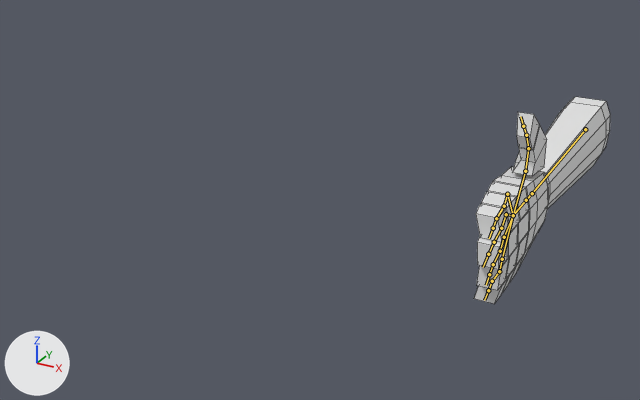
One commit to the FBX model Zombie Cakes/Assets/Models/LeftPlayerArm.fbx: the scene before it, then after it.
Camera for both pictures: a camera (50 mm lens) standing at (5.03, -12.71, 5.21) and looking at (-0.63, -2.41, 0.06). The axes (+X, +Y, +Z) are drawn at lower left. The lights are the same throughout. The bones that bend it are drawn over the model as lines. Mesh edges are drawn as thin lines.

Objects in the first picture: 'Left arm'.
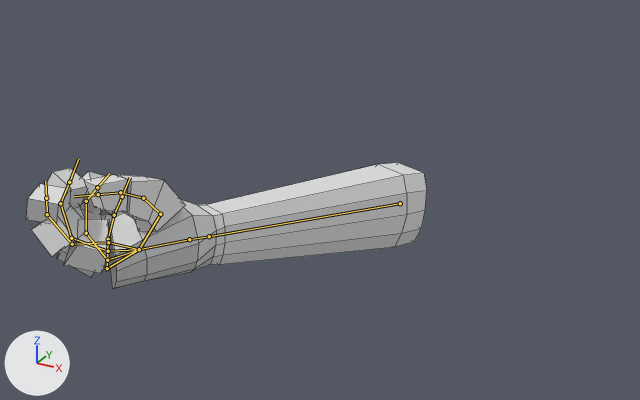
The newer file adds an action. The first version stands in its rest pose; the second is drawn at frame 9 of the action 'Left Arm|Left Arm Shoot Big Gun'.

What differs and where, as boxes [x1, y1, x2, y2] in the pictures (640 x 400 px):
'Left arm', posed (193% wider, 39% shorter): before [474, 97, 610, 304]; after [26, 163, 427, 288]
bone 'Left Upper Arm', root to tip: before (585, 129) to (532, 193); after (400, 203) to (209, 236)
bone 'Wep Holder.001', root to tip: before (526, 200) to (513, 215); after (189, 239) to (139, 249)
bone 'WepHolder.005', root to tip: before (502, 259) to (499, 271); after (107, 268) to (108, 239)
bone 'WepHolder.013', root to tip: before (492, 281) to (488, 290); after (114, 215) to (122, 196)
bone 'WepHolder.017', root to tip: before (504, 237) to (500, 251); after (107, 260) to (86, 233)
bone 'WepHolder.021', root to tip: before (500, 251) to (493, 264); after (86, 233) to (86, 201)
bone 'WepHolder.022', root to tip: before (493, 264) to (489, 274); after (86, 201) to (97, 187)
bone 'WepHolder.023', root to tip: before (506, 214) to (501, 228); after (108, 251) to (71, 238)
bone 'WepHolder.024', root to tip: before (501, 228) to (494, 242); after (71, 238) to (60, 203)
bone 'WepHolder.025', root to tip: before (494, 242) to (488, 254); after (60, 203) to (69, 182)
bone 'WepHolder.026', root to tip: before (507, 194) to (504, 206); after (108, 242) to (72, 244)
bone 'WepHolder.027', root to tip: before (504, 206) to (496, 218); after (72, 244) to (47, 214)
bone 'WepHolder.028', root to tip: before (496, 218) to (493, 228); after (47, 214) to (46, 198)
bone 'Thumb.001', root to tip: before (513, 215) to (525, 171); after (139, 249) to (160, 214)
bone 'WepHolder.029', root to tip: before (525, 171) to (528, 148); after (160, 214) to (143, 198)
bone 'WepHolder.030', root to tip: before (528, 148) to (526, 135); after (143, 198) to (120, 192)
bone 'WepHolder.031', root to tip: before (526, 135) to (523, 126); after (120, 192) to (98, 194)

The edits, one by one:
Bone 'Left Upper Arm' (bone_left_upper_arm) moves from (0.0, 0.0, 0.0) to (-0.09, 4.4, -1.64).
Bone 'Left Upper Arm' (bone_left_upper_arm) turns from (0, 0, 0) to (-23, -2, -8) degrees about its own x, y and z.
Bone 'Wep Holder.001' (bone_wep_holder_001) turns from (0, 0, 0) to (-24, -43, 26) degrees about its own x, y and z.
Bone 'WepHolder.005' (bone_wepholder_005) turns from (0, 0, 0) to (-100, -34, -27) degrees about its own x, y and z.
Bone 'WepHolder.013' (bone_wepholder_013) turns from (0, 0, 0) to (-6, 8, -20) degrees about its own x, y and z.
Bone 'WepHolder.017' (bone_wepholder_017) turns from (0, 0, 0) to (-76, -9, 5) degrees about its own x, y and z.
Bone 'WepHolder.021' (bone_wepholder_021) turns from (0, 0, 0) to (-27, 1, -35) degrees about its own x, y and z.
Bone 'WepHolder.022' (bone_wepholder_022) turns from (0, 0, 0) to (-23, -4, -35) degrees about its own x, y and z.
Bone 'WepHolder.023' (bone_wepholder_023) turns from (0, 0, 0) to (-41, -5, -4) degrees about its own x, y and z.
Bone 'WepHolder.024' (bone_wepholder_024) turns from (0, 0, 0) to (-37, 1, -37) degrees about its own x, y and z.
Bone 'WepHolder.025' (bone_wepholder_025) turns from (0, 0, 0) to (-7, -1, -45) degrees about its own x, y and z.
Bone 'WepHolder.026' (bone_wepholder_026) turns from (0, 0, 0) to (-16, 9, -15) degrees about its own x, y and z.
Bone 'WepHolder.027' (bone_wepholder_027) turns from (0, 0, 0) to (-37, 4, -34) degrees about its own x, y and z.
Bone 'WepHolder.028' (bone_wepholder_028) turns from (0, 0, 0) to (22, -6, -54) degrees about its own x, y and z.
Bone 'Thumb.001' (bone_thumb_001) turns from (0, 0, 0) to (-19, 1, 5) degrees about its own x, y and z.
Bone 'WepHolder.029' (bone_wepholder_029) turns from (0, 0, 0) to (-18, 48, 0) degrees about its own x, y and z.
Bone 'WepHolder.030' (bone_wepholder_030) turns from (0, 0, 0) to (-9, -23, -8) degrees about its own x, y and z.
Bone 'WepHolder.031' (bone_wepholder_031) turns from (0, 0, 0) to (4, 5, 5) degrees about its own x, y and z.
